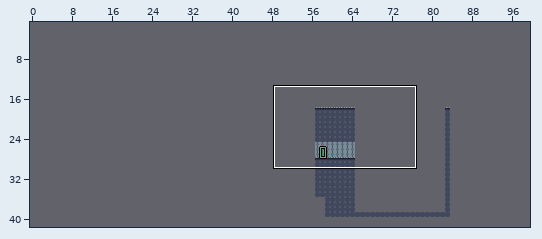
LDtk project: levels/level.json. Above: a wide view before the commit, with the close-up outlined.
Close-up. Before:
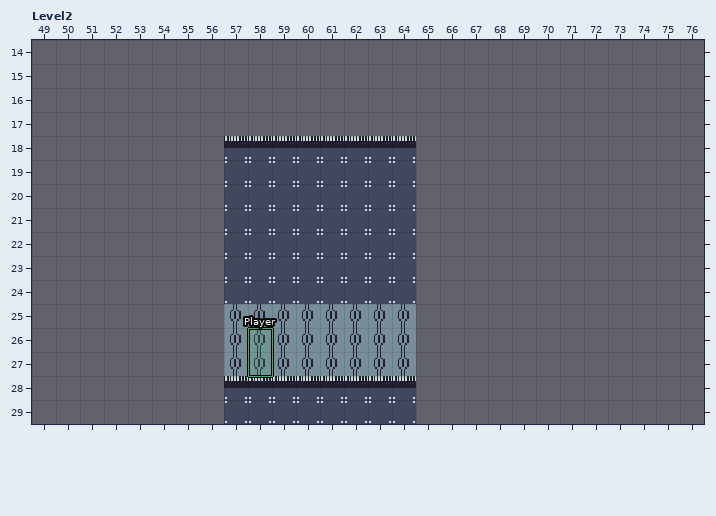
Cells are 16x16 px. Shown: Level2 x 49..76, y 14..29. The commit also changed other parts of the map, which this record leaves out. The old version is drawn lined up with the new one.
The result:
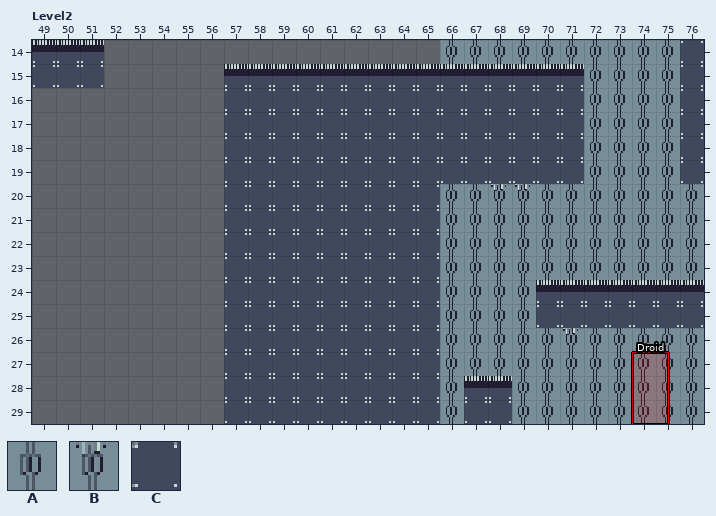
Key: from "Background": A 1; from "Foreground": B 1; from "Platforms": C 1 "platforms".
_ is an empty cell.
Objects are placed by their top-left corner, in cells (3,4 is the top-left corner of cell 3,4); size is 1x1 cell unless given.
Difference:
map size 42x36 -> 118x54 cells (old content now starts at 57,14; both pictures use the new coordinates)
Layer "Background":
y 14: x 66..75 __________ -> AAAAAAAAAA
y 15..19: x 72..75 ____ -> AAAA
y 20..24: x 66..76 ___________ -> AAAAAAAAAAA
y 25..27: x 57..64 AAAAAAAA -> ________; x 66..76 ___________ -> AAAAAAAAAAA
y 28..29: x 66 _ -> A; x 68..76 _________ -> AAAAAAAAA
Layer "Platforms":
y 14: x 49..51 ___ -> CCC; x 76 _ -> C
y 15: x 49..51 ___ -> CCC; x 57..71 _______________ -> CCCCCCCCCCCCCCC; x 76 _ -> C
y 16..17: x 57..71 _______________ -> CCCCCCCCCCCCCCC; x 76 _ -> C
y 18..19: x 65..71 _______ -> CCCCCCC; x 76 _ -> C
y 20..23: x 65 _ -> C
y 24: x 65 _ -> C; x 70..76 _______ -> CCCCCCC
y 25: x 57..65 _________ -> CCCCCCCCC; x 70..76 _______ -> CCCCCCC
y 26..27: x 57..65 _________ -> CCCCCCCCC
y 28..29: x 65 _ -> C; x 67..68 __ -> CC
Layer "Foreground":
y 20: x 68..69 __ -> BB
y 26: x 71 _ -> B
Layer "Entities":
changed: "Player" rectangle at 58,26 size 1x2 -> outside this view
added: "Droid" rectangle at 74,27 size 1.5x3
